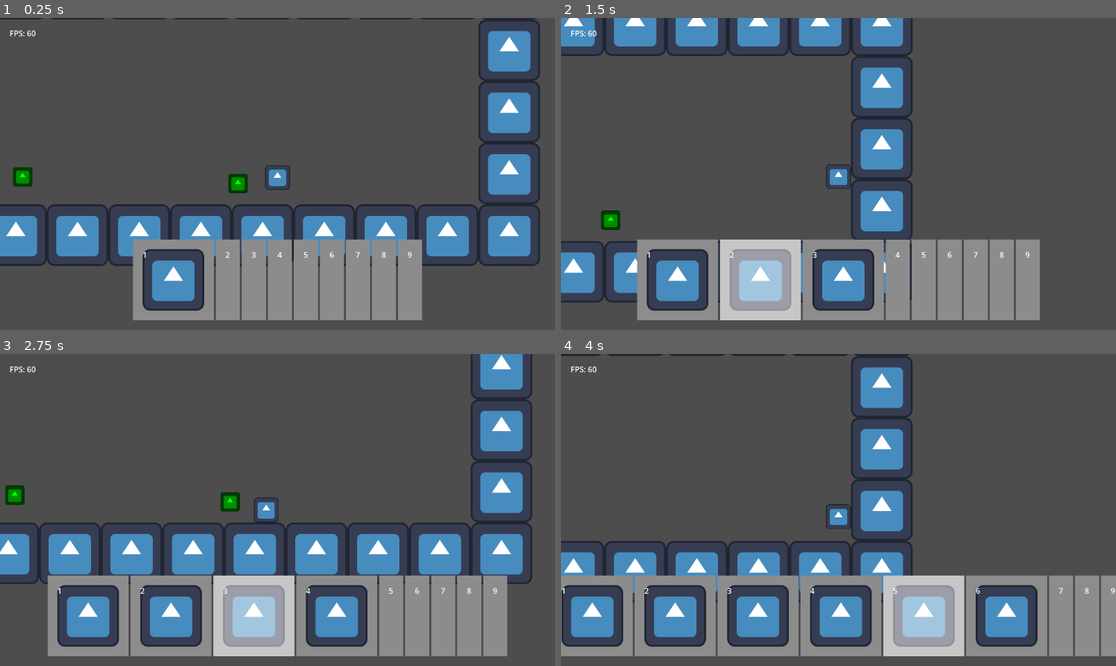
Above: before the commit, frames 1-4 (two rows, left to right).
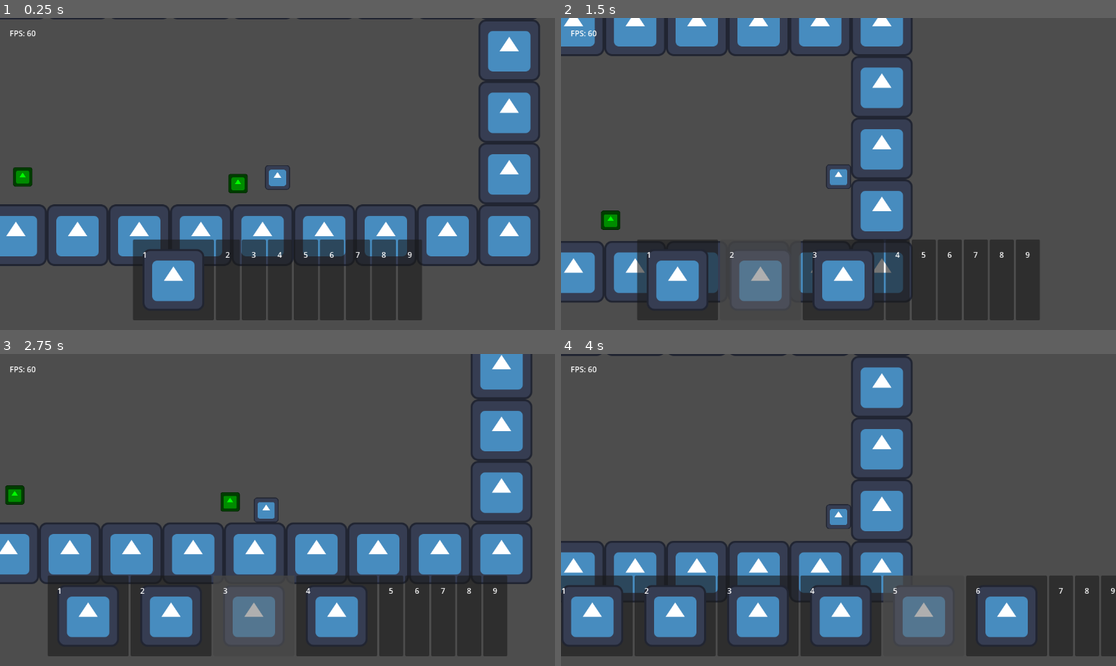
Above: after the commit, the same moments.

Repository: TheHumanMRP/RPG-Life-Tracker
Game: Godot game, scene res://Folders/Systems/Main/Scenes/main_scene.tscn
The game is run twice, just before and just after one commit, with the same random seed, the same clock (stepped at 60 frames per second) and the same inputs. The engine's default icon, where the game draws it, is replaced by a stand-in: a white triangle on a blue panel in a dark square.
Inputs (mouse positions are in pixels of both pictures, inside the frame that each line leads up to):
- Up to frame 1 (0.25 s): no input
- Up to frame 2 (1.5 s): move the mouse to (733, 280) at 0.52 s; hold D (move_right) from 0.53 s (still down); tap I (add_test_sword) at 0.6, 1.35 s; click (733, 280) at 0.67 s; tap Space (jump) at 0.77 s; move the mouse to (788, 280) at 1.27 s; click (788, 280) at 1.42 s
- Up to frame 3 (2.75 s): tap Space (jump) at 1.52 s; move the mouse to (283, 616) at 2.02 s; release D (move_right) at 2.03 s; hold A (move_left) from 2.03 s (still down); tap I (add_test_sword) at 2.1 s; click (283, 616) at 2.17 s
- Up to frame 4 (4 s): move the mouse to (899, 616) at 2.77 s; release A (move_left) at 2.78 s; hold D (move_right) from 2.78 s (still down); tap I (add_test_sword) at 2.85, 3.6 s; click (899, 616) at 2.92 s; tap Space (jump) at 3.02, 3.77 s; move the mouse to (949, 616) at 3.52 s; click (949, 616) at 3.67 s

The runs differ from the first frame. In frame 1, 11% of the frame differs, in the area x 23-77%, y 71-97%; in frame 2, 14%; in frame 3, 14%; in frame 4, 14%, in the area x 0-100%, y 71-97%.

Commit message:
Auto commit at 2026-07-05 22:18:30

Diff:
--- a/Folders/Systems/Inventory_System/Scenes/hotbar_slot.tscn
+++ b/Folders/Systems/Inventory_System/Scenes/hotbar_slot.tscn
@@ -2,9 +2,6 @@
 
 [ext_resource type="Script" uid="uid://bkvmj0hs40ess" path="res://Folders/Systems/Inventory_System/Scripts/hotbar_slot.gd" id="1_idi7c"]
 [ext_resource type="Texture2D" uid="uid://bqulutjwvblw" path="res://Folders/Assets/icon.svg" id="2_5jo53"]
-
-[sub_resource type="StyleBoxFlat" id="StyleBoxFlat_42qie"]
-bg_color = Color(0.5489626, 0.5489626, 0.54896253, 1)
 
 [node name="Inventory_Slot" type="PanelContainer" unique_id=844703346]
 z_index = -1
@@ -19,14 +16,13 @@
 offset_bottom = 31.5
 grow_horizontal = 2
 grow_vertical = 2
-theme_override_styles/panel = SubResource("StyleBoxFlat_42qie")
 script = ExtResource("1_idi7c")
 
 [node name="Selection_Color_Fade" type="ColorRect" parent="." unique_id=201952789]
 unique_name_in_owner = true
 z_index = 1
 layout_mode = 2
-color = Color(1, 1, 1, 0)
+color = Color(0.3764706, 0.3764706, 0.3764706, 0)
 
 [node name="MarginContainer" type="MarginContainer" parent="." unique_id=1684947038]
 layout_mode = 2
